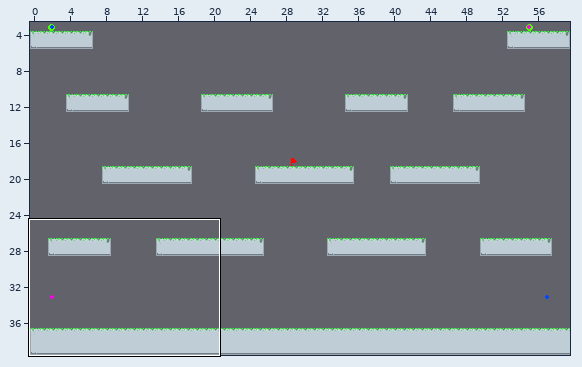
Level history. Tiled map: public/assets/tiled_maps/level-1.tmx. Above, an overview of the earlier version with the close-up marked.
Close-up. The starting point:
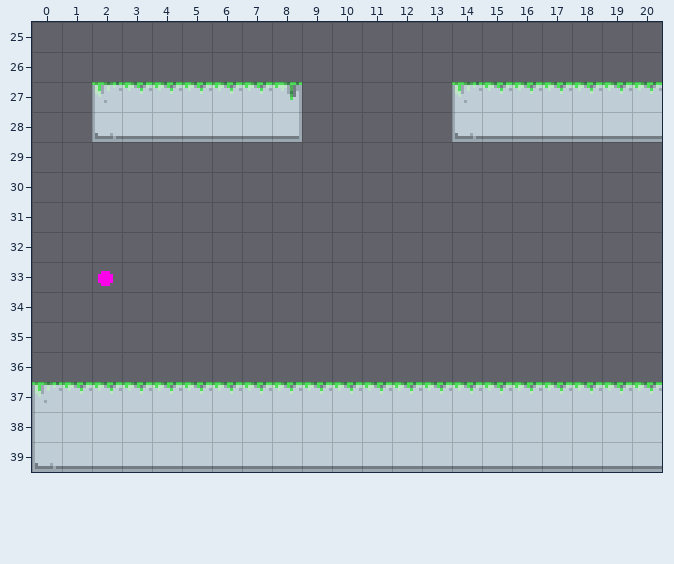
Cells are 10x10 px. Shown: x 0..20, y 25..39. The commit also changed other parts of the map, which this record leaves out.
New version:
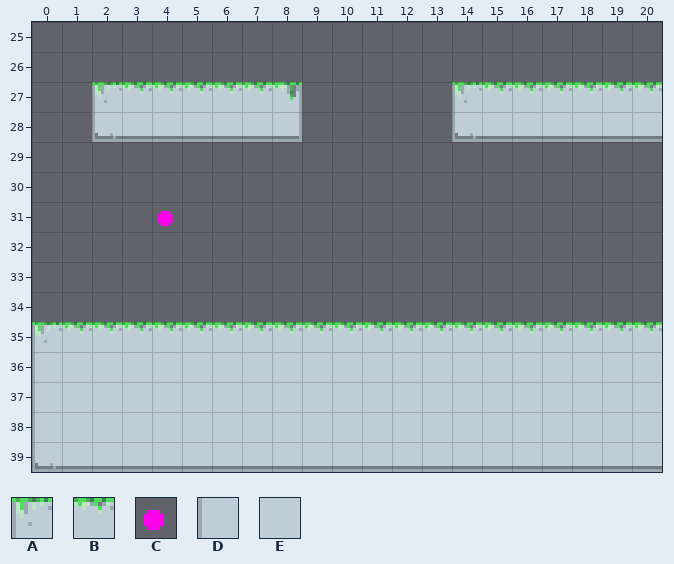
Key: from "tileset": A 1, B 2, C 51, D 52, E 53.
_ is an empty cell, # one hidden under a higher layer, . an unchanged one.
Tiles of an added or newly shown layer are drawn over the layers below it.
Difference:
--- layer "middleground"
@@ x 0..20 @@
-37 ABBBBBBBBBBBBBBBBBBBB
+37 #####################
--- layer "collision" (now shown)
@@ x 0..20 @@
-35 _____________________
-36 _____________________
-37 _____________________
+35 ABBBBBBBBBBBBBBBBBBBB
+36 DEEEEEEEEEEEEEEEEEEEE
+37 DEEEEEEEEEEEEEEEEEEEE
--- layer "spawn"
@@ x 4..4 @@
-31 _
+31 C
@@ x 2..2 @@
-33 C
+33 _
Boxes around the changes in both close-ups, in picture pixels (x1, y1, x2, y2):
added: (158, 211, 173, 226)
removed: (98, 271, 113, 286)
changed: (32, 322, 662, 403)
